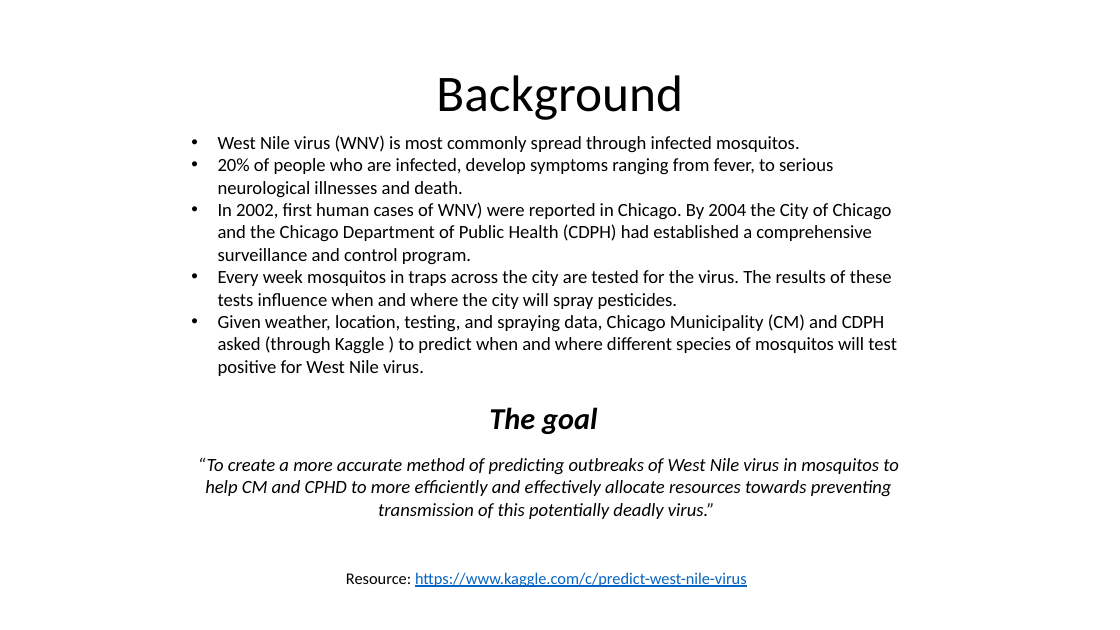
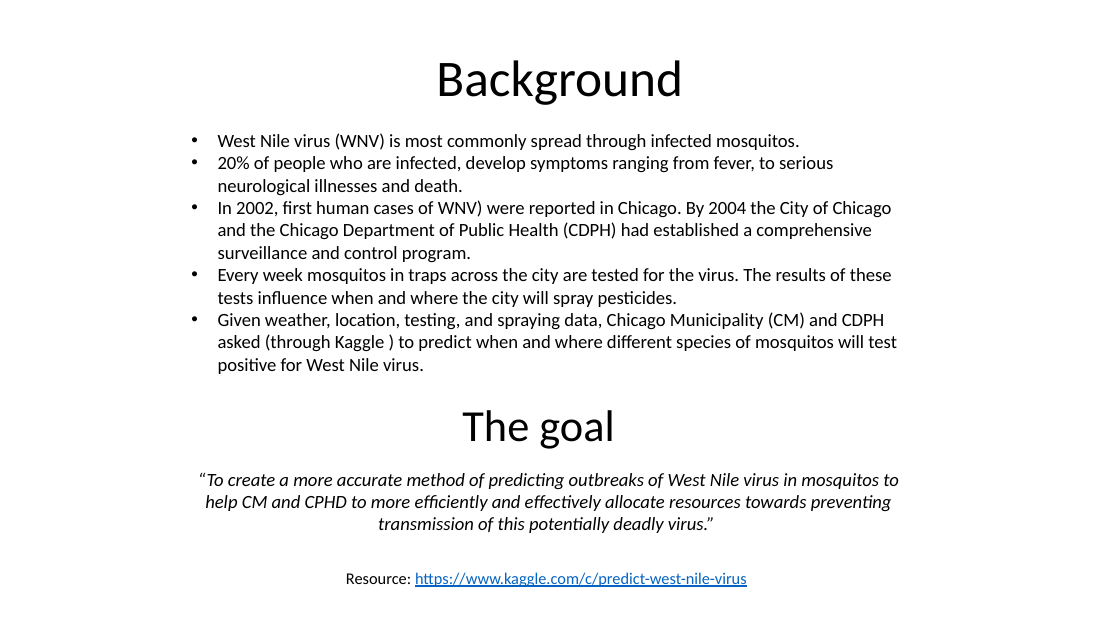
Before and after one commit to Erolino/WestNileVirus_Detection, a slide deck: slide 3 of WNV_Detection.pptx. Drawn at 1120x630 pixels with LibreOffice and Linux fonts; fonts in the diff are those of the drawing. Boxes give left, top, right and bottom in pixels: in the first picture for what was removed or moved away, otherwise in the second. Text is boxed around its words. In the diff, an @@ line names an element or a change of style, - is before the commit and + after.

Commit message:
biz_deck

```diff
--- a/WNV_Detection.pptx
+++ b/WNV_Detection.pptx
@@ title "Background" moved from (x1=436, y1=75, x2=683, y2=120) to (x1=436, y1=60, x2=683, y2=105) @@
@@ text at (x1=462, y1=410, x2=614, y2=449): size 26 to 38 pt, bold off, italic off in "The goal" @@
```
Also in this commit, not shown: 1 other slide changed, 3 other files.
